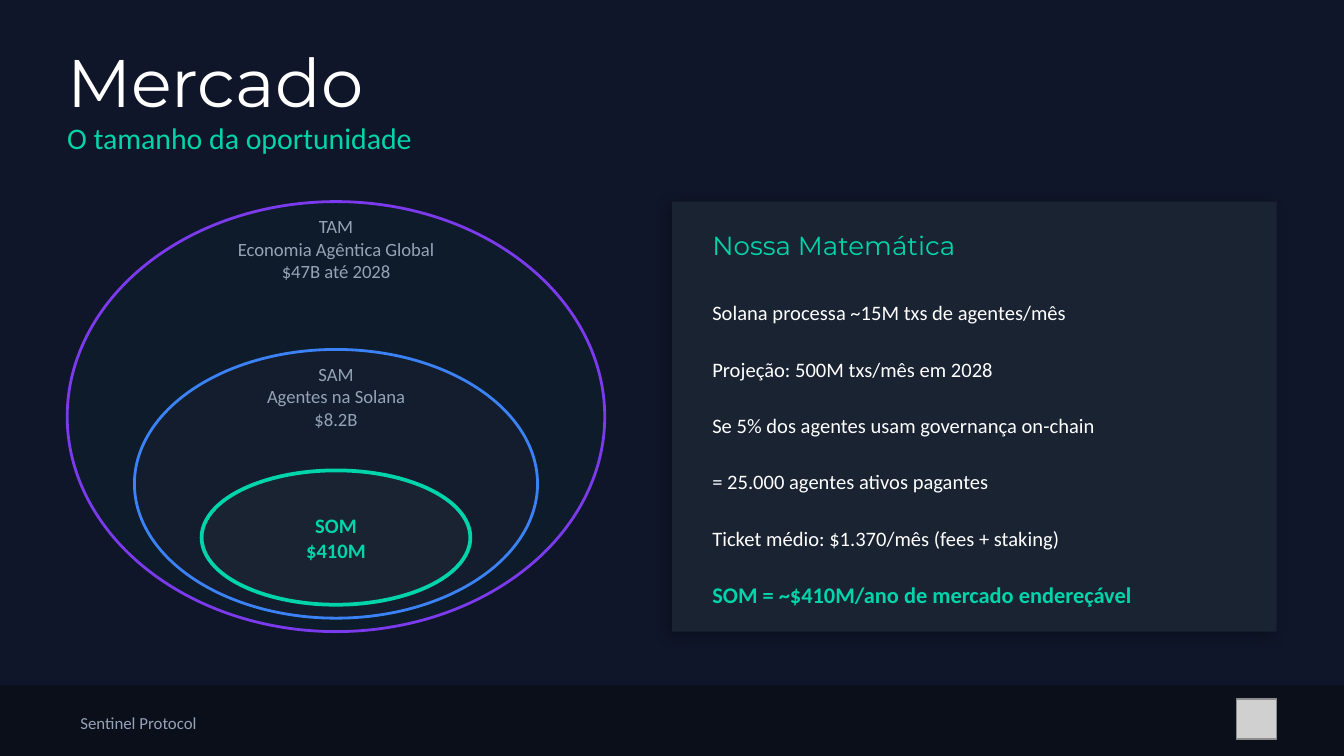
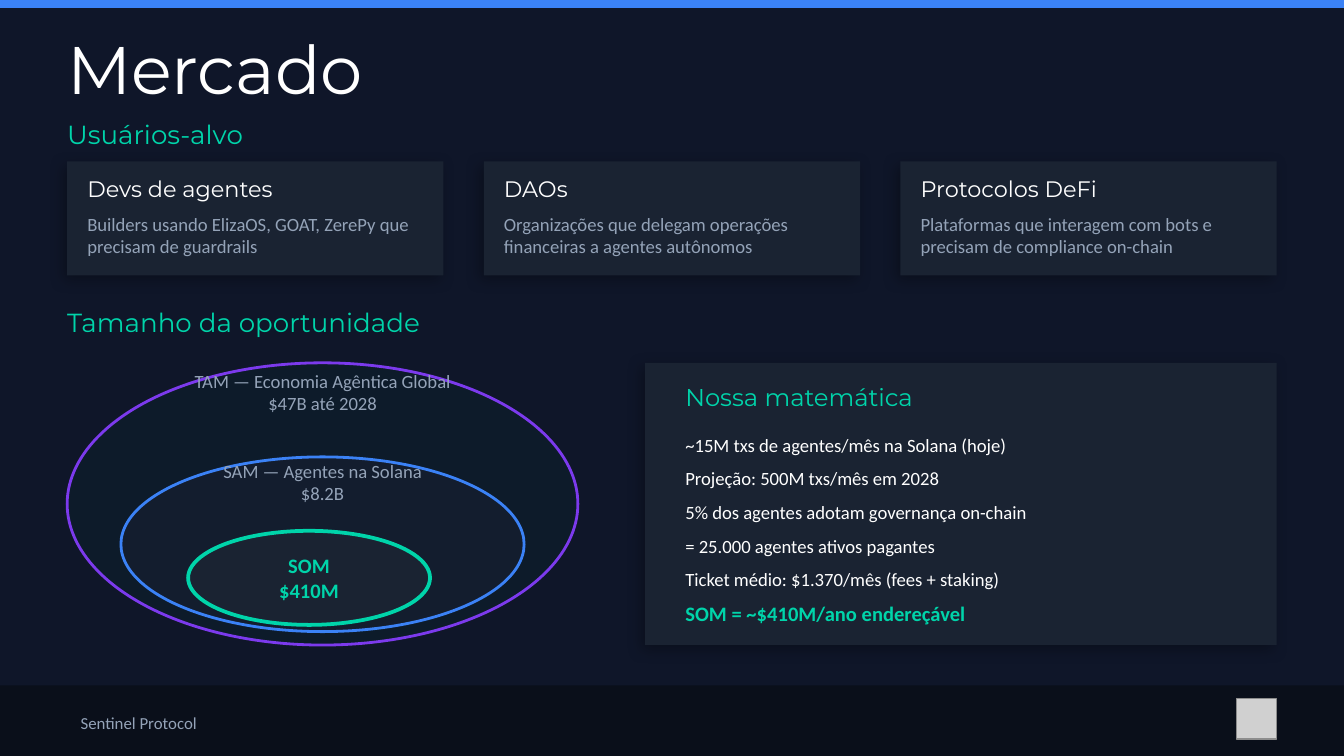
Before and after one commit to aquental/sentinel-protocol, a slide deck: slide 4 of slides/Sentinel_Protocol_Pitch_Deck.pptx. Drawn at 1344x756 pixels with LibreOffice and Linux fonts; fonts in the diff are those of the drawing; grey boxes stand for pictures. Boxes give left, top, right and bottom in pixels: in the first picture for what was removed or moved away, otherwise in the second. Text is boxed around its words. In the diff, an @@ line names an element or a change of style, - is before the commit and + after.

```diff
--- a/slides/Sentinel_Protocol_Pitch_Deck.pptx
+++ b/slides/Sentinel_Protocol_Pitch_Deck.pptx
@@ rectangle added at [0,0,1344,8], fill #3B82F6 @@
@@ text "Mercado": place and size @@
-text "Mercado" at [67,57,363,108]
+text "Mercado" at [67,44,363,95]
@@ text added at [67,124,243,144], 14 pt, text #00D4AA @@
+Usuários-alvo
@@ rectangle added at [67,161,444,276], fill #1A2332 @@
@@ rectangle added at [484,161,860,276], fill #1A2332 @@
@@ rectangle added at [900,161,1277,276], fill #1A2332 @@
@@ text added at [87,180,272,202], 12 pt, text #FFFFFF @@
+Devs de agentes
@@ text added at [504,181,568,197], 12 pt, text #FFFFFF @@
+DAOs
@@ text added at [921,180,1097,197], 12 pt, text #FFFFFF @@
+Protocolos DeFi
@@ text added at [87,218,409,256], 10 pt, text #94A3B8 @@
+Builders usando ElizaOS, GOAT, ZerePy que precisam de guardrails
@@ text added at [504,218,788,256], 10 pt, text #94A3B8 @@
+Organizações que delegam operações financeiras a agentes autônomos
@@ text added at [921,218,1212,256], 10 pt, text #94A3B8 @@
+Plataformas que interagem com bots e precisam de compliance on-chain
@@ text at [67,312,420,337]: text changed; size 16 to 14 pt; font Calibri to Montserrat @@
-O tamanho da oportunidade
+Tamanho da oportunidade
@@ ellipse: place and size @@
-ellipse at [67,202,605,632]
+ellipse at [67,363,578,645]
@@ text "TAM — Economia Agêntica Global": place and size @@
-text "TAM — Economia Agêntica Global" at [238,221,434,280]
+text "TAM — Economia Agêntica Global" at [195,372,451,412]
@@ text at [195,372,451,391]: text changed @@
-TAM
-Economia Agêntica Global
+TAM — Economia Agêntica Global
@@ rectangle: place and size @@
-rectangle at [672,202,1277,632]
+rectangle at [645,363,1277,645]
@@ text at [685,388,913,406]: text changed; size 14 to 13 pt @@
-Nossa Matemática
+Nossa matemática
@@ text at [685,438,1006,455]: text changed; size 11 to 10 pt @@
-Solana processa ~15M txs de agentes/mês
+~15M txs de agentes/mês na Solana (hoje)
@@ ellipse: place and size @@
-ellipse at [134,349,538,618]
+ellipse at [121,457,524,632]
@@ text "SAM — Agentes na Solana": place and size @@
-text "SAM — Agentes na Solana" at [267,369,405,428]
+text "SAM — Agentes na Solana" at [223,462,421,502]
@@ text at [223,462,421,481]: text changed @@
-SAM
-Agentes na Solana
+SAM — Agentes na Solana
@@ size 11 to 10 pt in 3 elements at [685,572,999,589], [699,540,935,556], [685,472,939,488] @@
@@ text "Projeção: 500M txs/mês em 2028": place and size @@
-text "Projeção: 500M txs/mês em 2028" at [712,362,993,381]
+text "Projeção: 500M txs/mês em 2028" at [685,472,939,488]
@@ text at [685,506,1027,522]: text changed; size 11 to 10 pt @@
-Se 5% dos agentes usam governança on-chain
+5% dos agentes adotam governança on-chain
@@ ellipse: place and size @@
-ellipse at [202,470,470,605]
+ellipse at [188,531,430,625]
@@ text "SOM": place and size @@
-text "SOM" at [306,519,366,560]
+text "SOM" at [279,559,339,600]
@@ text "= 25.000 agentes ativos pagantes": place and size @@
-text "= 25.000 agentes ativos pagantes" at [727,475,988,493]
+text "= 25.000 agentes ativos pagantes" at [699,540,935,556]
@@ text "Ticket médio: $1.370/mês (fees + ...": place and size @@
-text "Ticket médio: $1.370/mês (fees + ..." at [712,531,1059,550]
+text "Ticket médio: $1.370/mês (fees + ..." at [685,572,999,589]
@@ text at [685,606,966,625]: text changed; size 12 to 11 pt @@
-SOM = ~$410M/ano de mercado endereçável
+SOM = ~$410M/ano endereçável
```
Also in this commit, not shown: 2 other slides changed, 5 slides added, 14 slides removed, 2 other files.
